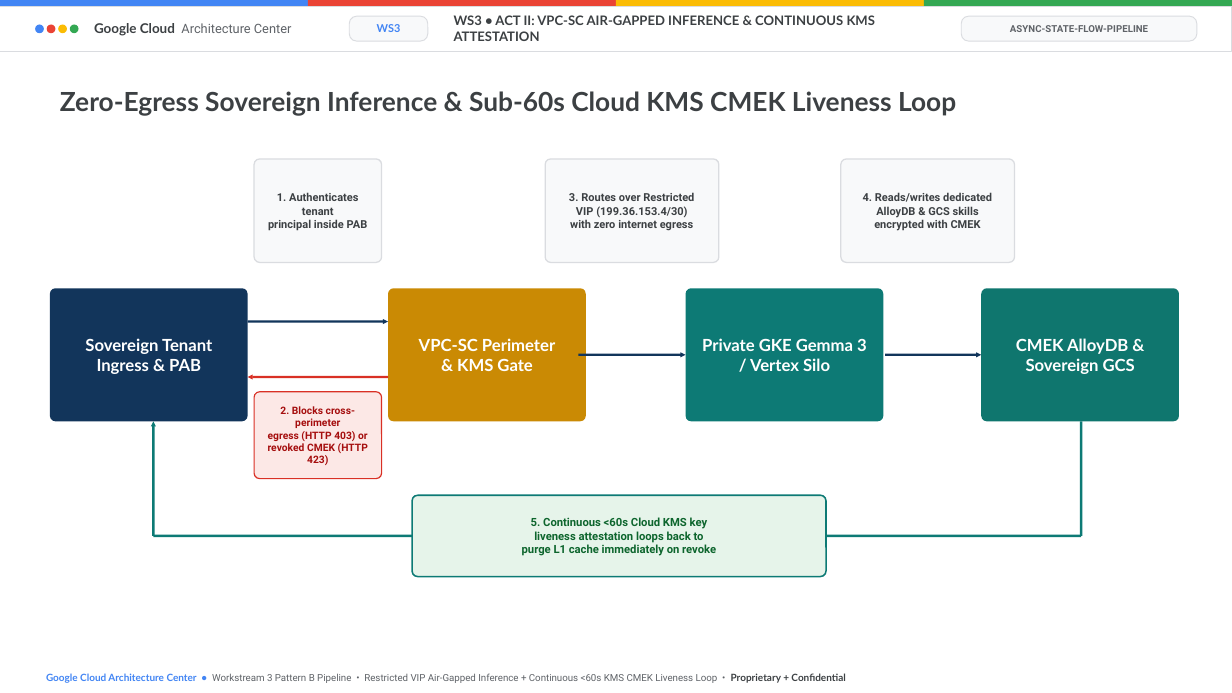
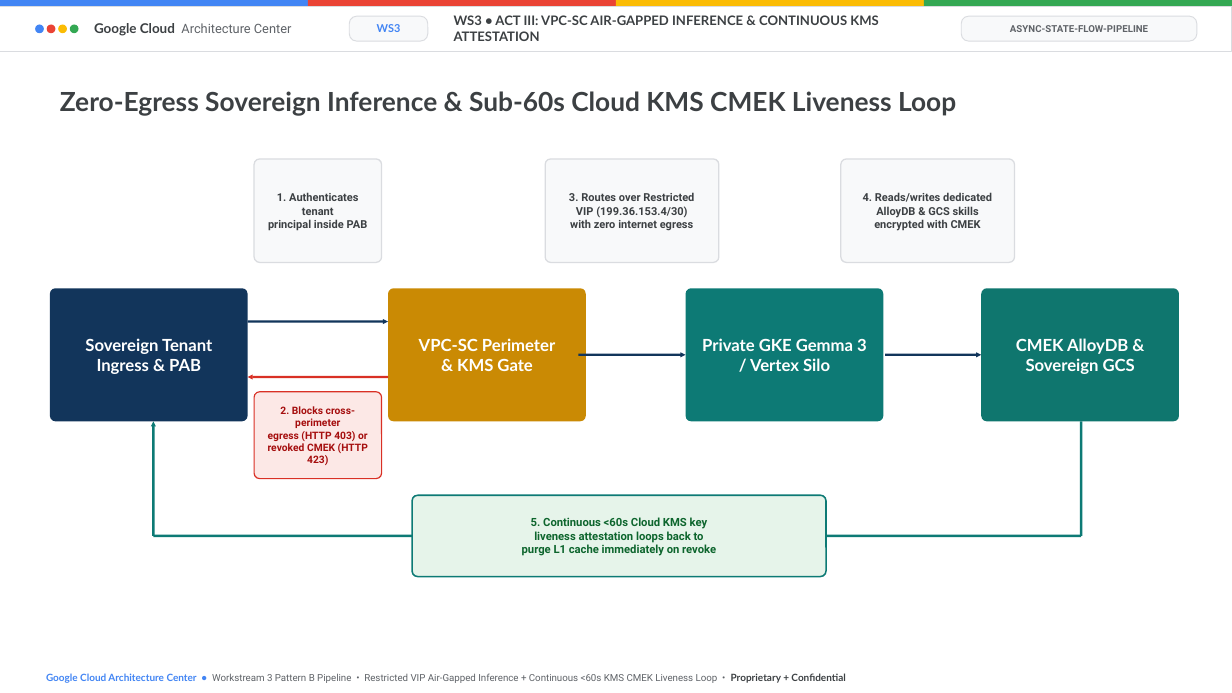
Before and after one commit to nitinaggarwal-12/blogs, a slide deck: slide 9 of slides/doc-mt-03-editable-slides.pptx (slide 8 before the commit). Drawn at 1232x693 pixels with LibreOffice and Linux fonts; fonts in the diff are those of the drawing. Boxes give left, top, right and bottom in pixels: in the first picture for what was removed or moved away, otherwise in the second. Text is boxed around its words. In the diff, an @@ line names an element or a change of style, - is before the commit and + after.

```diff
--- a/slides/doc-mt-03-editable-slides.pptx
+++ b/slides/doc-mt-03-editable-slides.pptx
@@ text at (454, 15, 879, 41): text changed @@
-WS3 • ACT II: VPC-SC AIR-GAPPED INFERENCE & CONTINUOUS KMS ATTESTATION
+WS3 • ACT III: VPC-SC AIR-GAPPED INFERENCE & CONTINUOUS KMS ATTESTATION
```
Also in this commit, not shown: 4 other slides changed, 18 other files.
